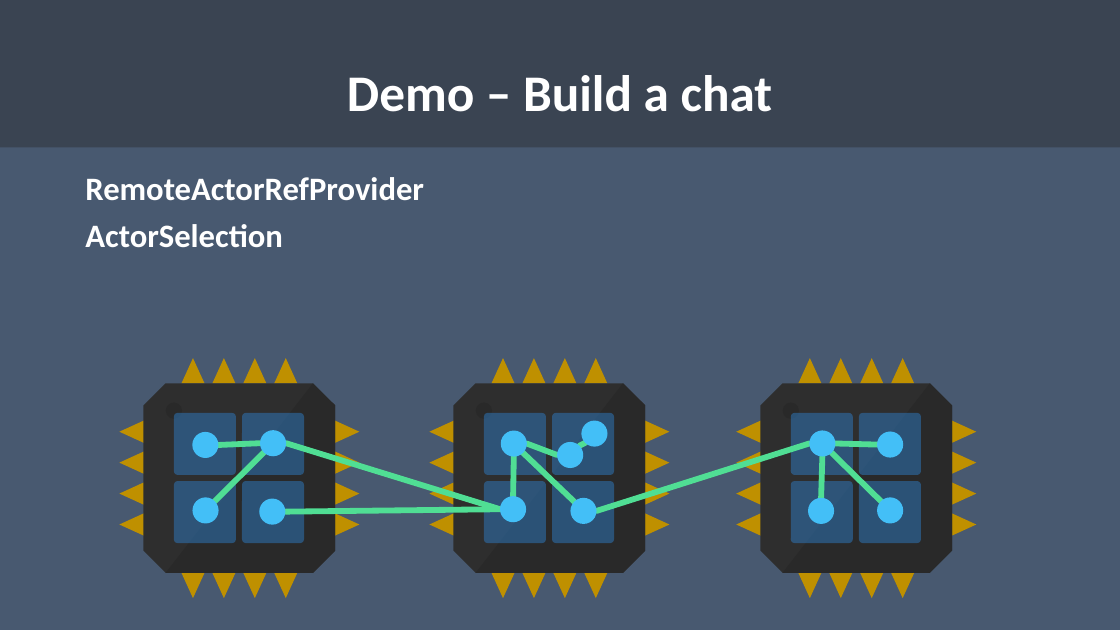
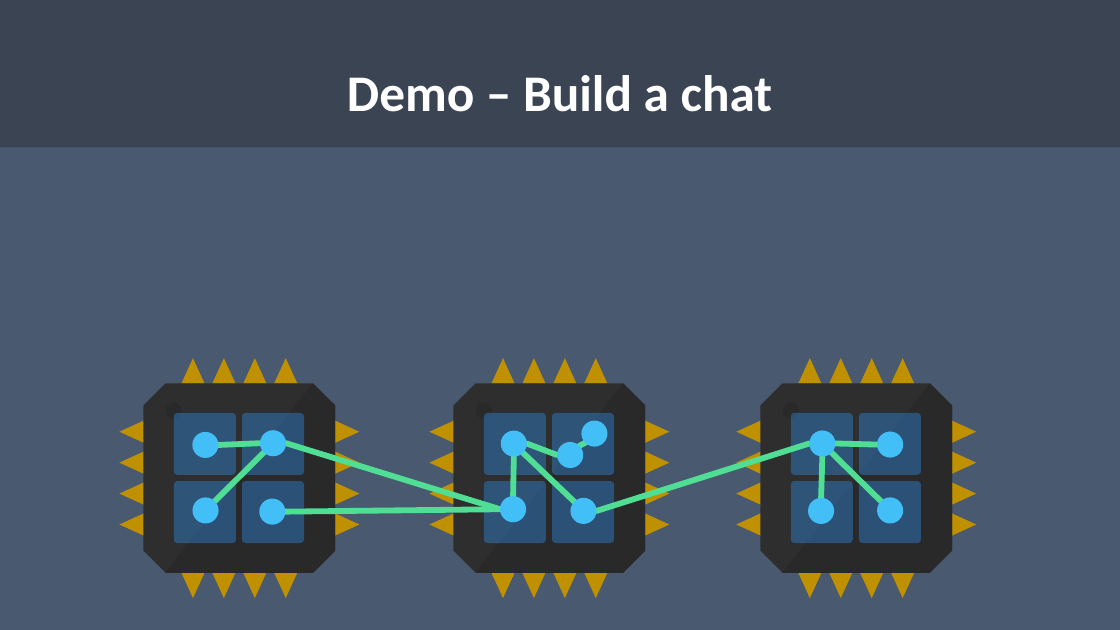
Before and after one commit to rogeralsing/Presentations, a slide deck: slide 23 of ProtoActor/TV4/protoactor.pptx (slide 24 before the commit). Drawn at 1120x630 pixels with LibreOffice and Linux fonts; fonts in the diff are those of the drawing. Boxes give left, top, right and bottom in pixels: in the first picture for what was removed or moved away, otherwise in the second. Text is boxed around its words. In the diff, an @@ line names an element or a change of style, - is before the commit and + after.

```diff
--- a/ProtoActor/TV4/protoactor.pptx
+++ b/ProtoActor/TV4/protoactor.pptx
@@ text removed at bbox=[85, 177, 424, 247] @@
-RemoteActorRefProvider
-ActorSelection
```
Also in this commit, not shown: 10 other slides changed, 3 slides added, 14 slides removed.
